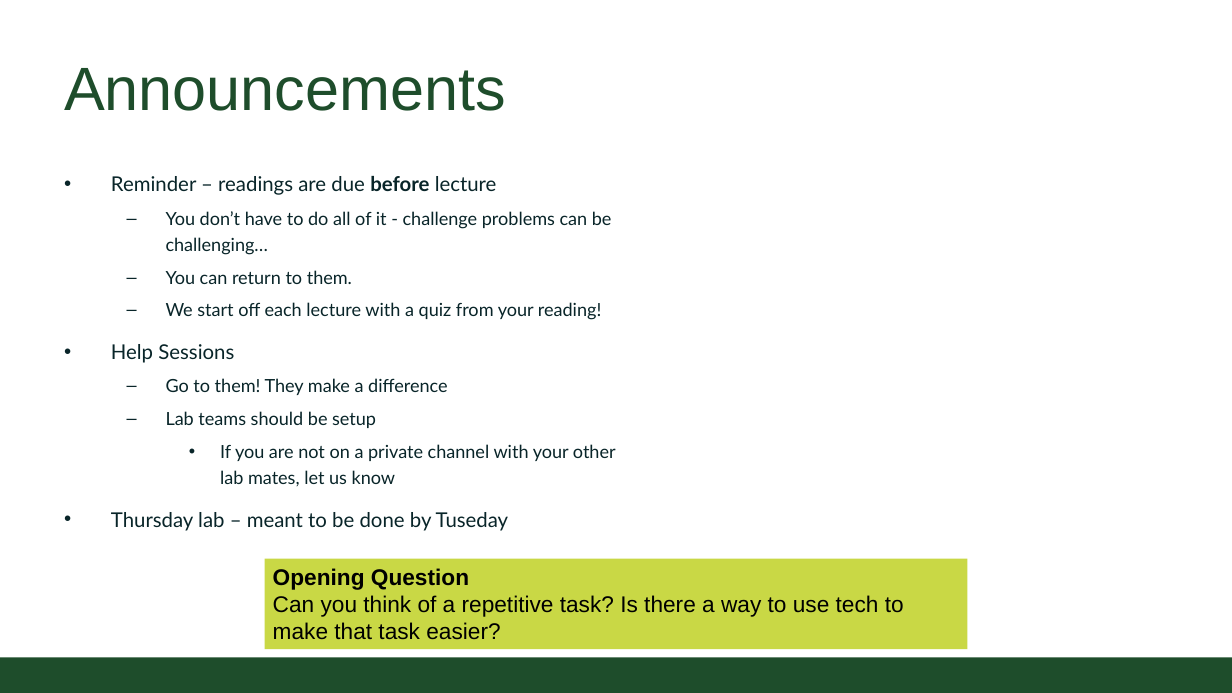
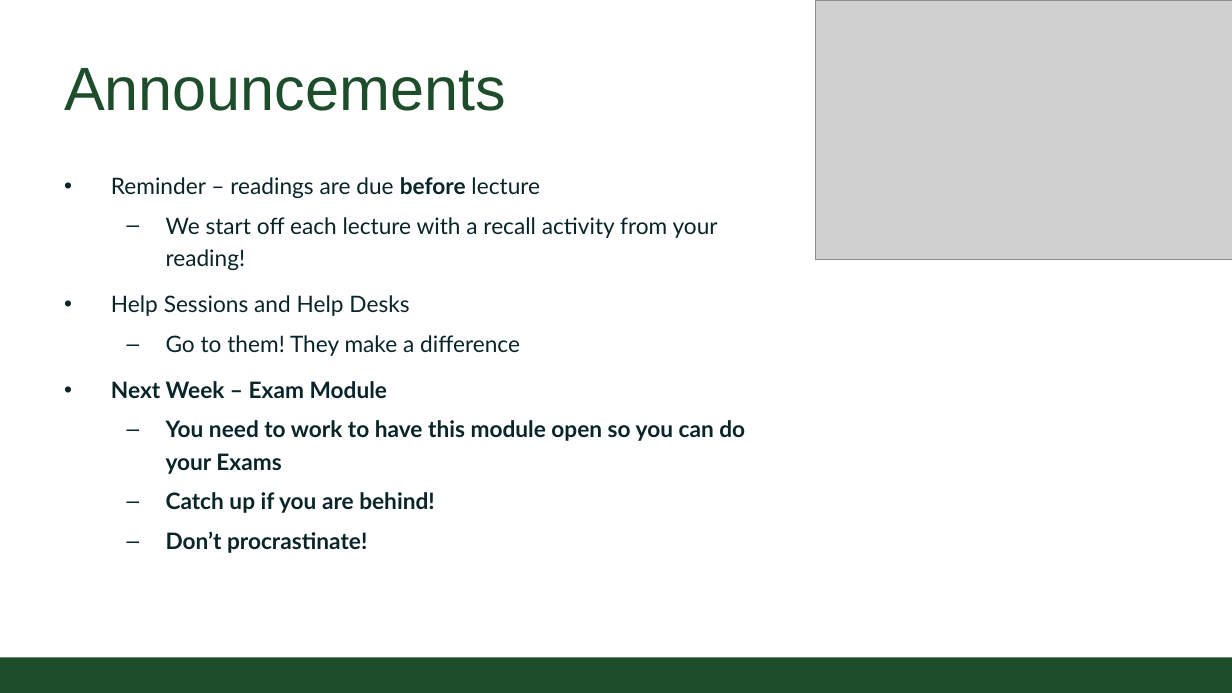
Before and after one commit to CSU-CompSci-CS163-4/Handouts, a slide deck: slide 2 of slides/On-Campus/03_02_Loops.pptx. Drawn at 1232x693 pixels with LibreOffice and Linux fonts; fonts in the diff are those of the drawing; grey boxes stand for pictures; background and template pictures are left out. Boxes give left, top, right and bottom in pixels: in the first picture for what was removed or moved away, otherwise in the second. Text is boxed around its words. In the diff, an @@ line names an element or a change of style, - is before the commit and + after.

Commit message:
Updated lecture

```diff
--- a/slides/On-Campus/03_02_Loops.pptx
+++ b/slides/On-Campus/03_02_Loops.pptx
@@ picture added at [816,0,1232,259] @@
@@ text at [111,177,540,356]: size 18 to 20 pt in "Reminder – readings are due before lecture"; size 16 to 20 pt in "Go to them! They make a difference" @@
@@ text at [166,217,718,270]: text changed; size 16 to 20 pt @@
-  – You don’t have to do all of it - challenge problems can be challenging…
-  – You can return to them.
-  – We start off each lecture with a quiz from your reading!
-• Help Sessions
+  – We start off each lecture with a recall activity from your reading!
+• Help Sessions and Help Desks
@@ text at [111,381,745,553]: text changed; size 16 to 20 pt; bold on @@
-  – Lab teams should be setup
-    • If you are not on a private channel with your other lab mates, let us know
-• Thursday lab – meant to be done by Tuseday
+• Next Week – Exam Module
+  – You need to work to have this module open so you can do your Exams
+  – Catch up if you are behind!
+  – Don’t procrastinate!
@@ rectangle removed at [265,559,968,649] @@
-Opening Question
-Can you think of a repetitive task? Is there a way to use tech to make that task easier?
```
Also in this commit, not shown: 4 other slides changed, 3 slides added.
